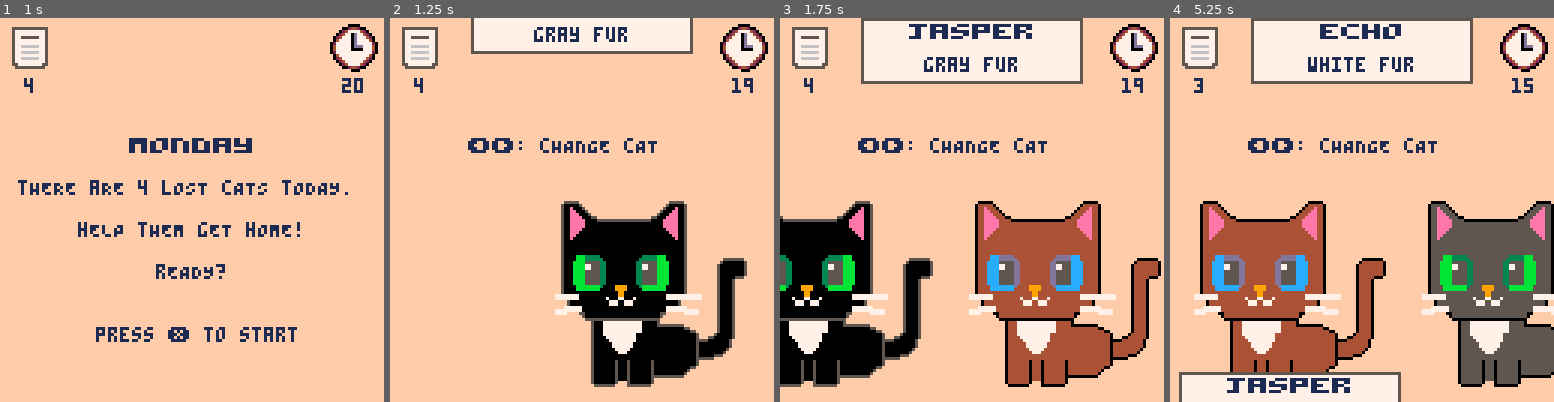
Above: before the commit, frames 1-4 (left to right).
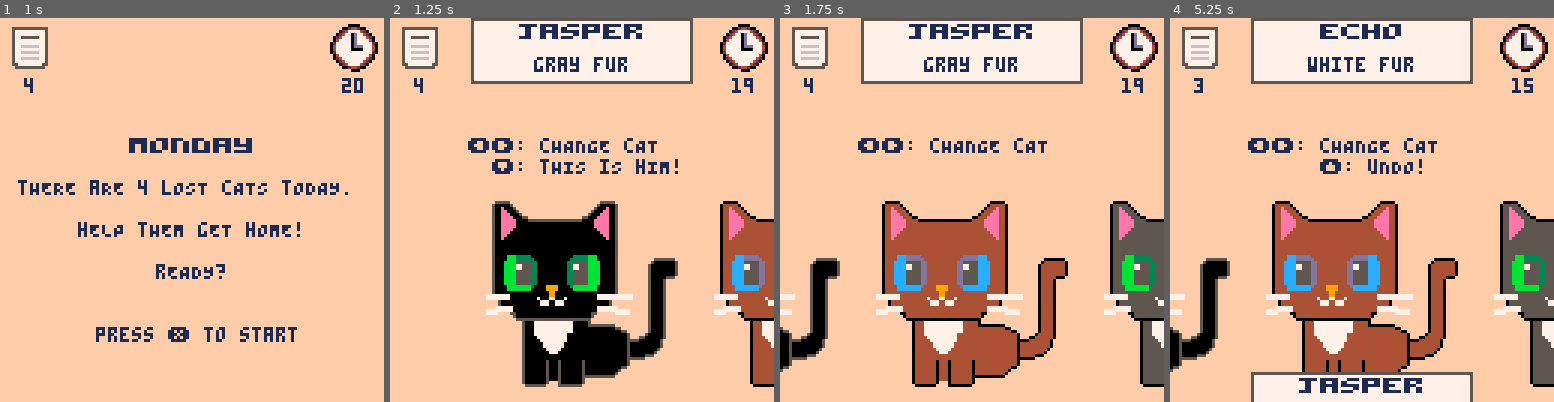
Above: after the commit, the same moments.

Repository: pcal43/pico8-papurrs-please
Game: PICO-8 cartridge pico8-home/carts/papurrs-please/papurrs-please.p8
The game is run twice, just before and just after one commit, with the same random seed, the same clock (stepped at 60 frames per second) and the same inputs.
Inputs:
- Up to frame 1 (1 s): tap X (X key) at 0.33 s; tap O (Z key) at 0.7 s
- Up to frame 2 (1.25 s): tap X (X key) at 1.07 s
- Up to frame 3 (1.75 s): hold Right from 1.6 s (still down); tap O (Z key) at 1.7 s
- Up to frame 4 (5.25 s): tap X (X key) every 1.12 s from 1.85 to 5.2 s; release Right at 2.1 s; tap O (Z key) every 0.4 s from 2.1 to 4.9 s; hold Up 2.15-2.42 s; hold Right 2.47-3.03 s; hold Left 3.08-3.58 s; hold Down 3.63-3.97 s; hold Right 4.02-4.68 s; hold Up 4.73-5.03 s; hold Left from 5.08 s (still down)

Frame 1 is identical in both runs. In frame 2, 31% of the frame differs, in the area x 21-100%, y 0-97%; in frame 3, 38%, in the area x 0-100%, y 47-97%; in frame 4, 35%.

Commit message:
make 60fps

Diff:
--- a/pico8-home/carts/papurrs-please/papurrs-please.p8
+++ b/pico8-home/carts/papurrs-please/papurrs-please.p8
@@ -5,14 +5,14 @@
 
 
 #include version.lua
-#include ../src/Global.lua
-#include ../src/Traits.lua
-#include ../src/Poster.lua
-#include ../src/Cat.lua
-#include ../src/Generation.lua
-#include ../src/GameScreen.lua
-#include ../src/TitleScreen.lua
-#include ../src/Controller.lua
+#include src/Global.lua
+#include src/Traits.lua
+#include src/Poster.lua
+#include src/Cat.lua
+#include src/Generation.lua
+#include src/GameScreen.lua
+#include src/TitleScreen.lua
+#include src/Controller.lua
 
 CONTROLLER = Controller.new()
 
@@ -20,7 +20,7 @@
     CONTROLLER.init()
 end
 
-function _update()
+function _update60()
     CONTROLLER.update()
 end
 
--- a/pico8-home/carts/src/Global.lua
+++ b/pico8-home/carts/papurrs-please/src/Global.lua
@@ -2,7 +2,7 @@
 SCREEN_WIDTH = 128
 SCREEN_HEIGHT = 128
 
-TICKS_PER_SECOND = 30
+TICKS_PER_SECOND = 60
 
 BUTTON_LEFT = 0
 BUTTON_RIGHT = 1
@@ -38,7 +38,7 @@
 POSTER_BOT_DISPLAY_POS = 118
 POSTER_NEW_DISPLAY_POS = -30
 POSTER_PRINT_SPEED = 4
-POSTER_FLOAT_SPEED = 12
+POSTER_FLOAT_SPEED = 6 * (60 / TICKS_PER_SECOND)
 POSTER_WIDTH = 74
 
 PROMPT_TEXT_Y = 40
Not shown, changed: the thumbnail (__label__) section of pico8-home/carts/papurrs-please/papurrs-please.p8
Renamed: pico8-home/carts/src/Cat.lua -> pico8-home/carts/papurrs-please/src/Cat.lua
Renamed: pico8-home/carts/src/Controller.lua -> pico8-home/carts/papurrs-please/src/Controller.lua
Renamed: pico8-home/carts/src/GameScreen.lua -> pico8-home/carts/papurrs-please/src/GameScreen.lua
Renamed: pico8-home/carts/src/Generation.lua -> pico8-home/carts/papurrs-please/src/Generation.lua
Renamed: pico8-home/carts/src/Poster.lua -> pico8-home/carts/papurrs-please/src/Poster.lua
Renamed: pico8-home/carts/src/TitleScreen.lua -> pico8-home/carts/papurrs-please/src/TitleScreen.lua
Renamed: pico8-home/carts/src/Traits.lua -> pico8-home/carts/papurrs-please/src/Traits.lua
